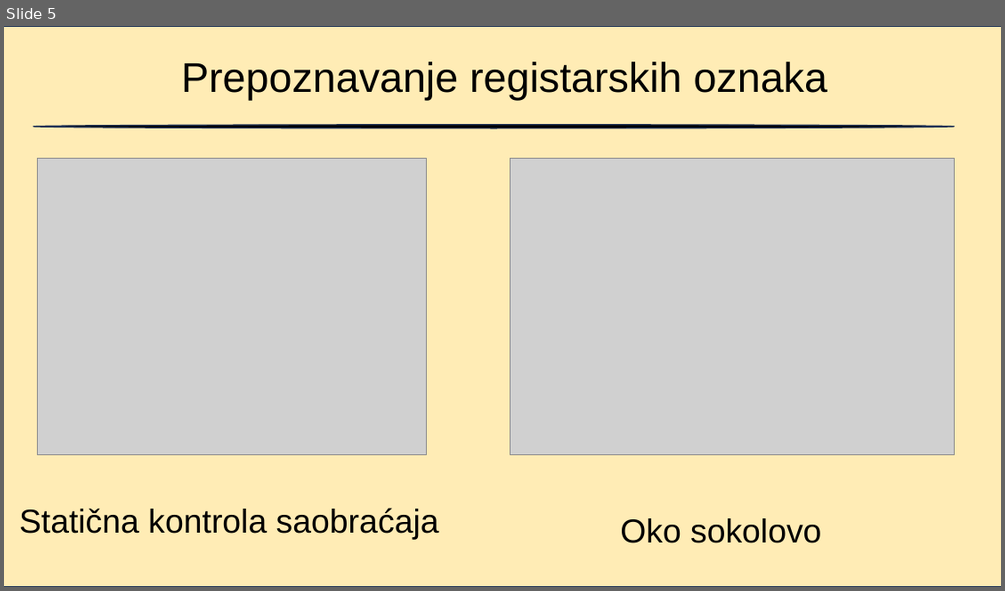
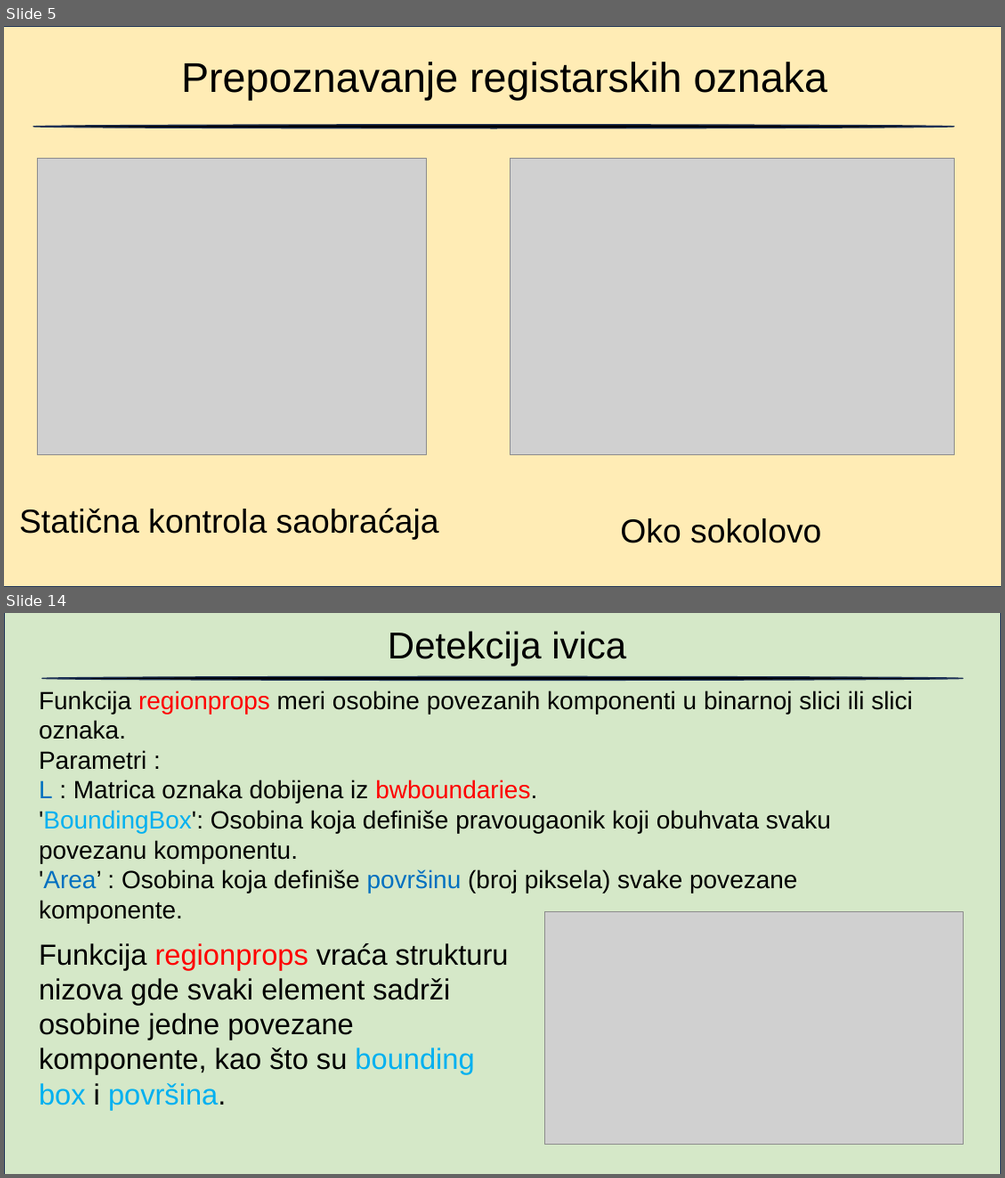
Before and after one commit to blizanac76/RegistrationNumberRecognition, a slide deck: Prepoznavanje.pptx. Shown one above the other, each under a label of ours: slide 5 before the commit, slides 5 and 14 after it; the slides between them are not shown. The pictures are 1005x591 and 1005x1178 pixels, drawn with LibreOffice and Linux fonts; fonts in the diff are those of the drawing; grey boxes stand for pictures. Boxes give left, top, right and bottom in pixels: in the first picture for what was removed or moved away, otherwise in the second. Text is boxed around its words. In the diff, an @@ line names an element or a change of style, - is before the commit and + after.

```diff
--- a/Prepoznavanje.pptx
+++ b/Prepoznavanje.pptx
@@ slide 14 added at (x1=4, y1=613, x2=1001, y2=1174), background #FFFFFF @@
@@ rectangle added at (x1=4, y1=613, x2=1001, y2=1174), fill #A9D18E at 48% opacity, outline #1E3256 1 pt @@
@@ text added at (x1=388, y1=631, x2=626, y2=666), 36 pt, text #000000 @@
+Detekcija ivica
@@ text added at (x1=39, y1=690, x2=913, y2=923), 24 pt, text #000000 @@
+Funkcija regionprops meri osobine povezanih komponenti u binarnoj slici ili slici oznaka.
+Parametri :
+L : Matrica oznaka dobijena iz bwboundaries.
+'BoundingBox': Osobina koja definiše pravougaonik koji obuhvata svaku povezanu komponentu.
+'Area’ : Osobina koja definiše površinu (broj piksela) svake povezane komponente.
@@ ellipse added at (x1=42, y1=676, x2=963, y2=681), fill #000000, outline #1E3256 1 pt @@
@@ picture added at (x1=544, y1=911, x2=963, y2=1143) @@
@@ text added at (x1=39, y1=943, x2=509, y2=1109), 28 pt, text #000000 @@
+Funkcija regionprops vraća strukturu nizova gde svaki element sadrži osobine jedne povezane komponente, kao što su bounding box i površina.
```
Also in this commit, not shown: 1 slide changed, 14 other slides added, 1 other file.
